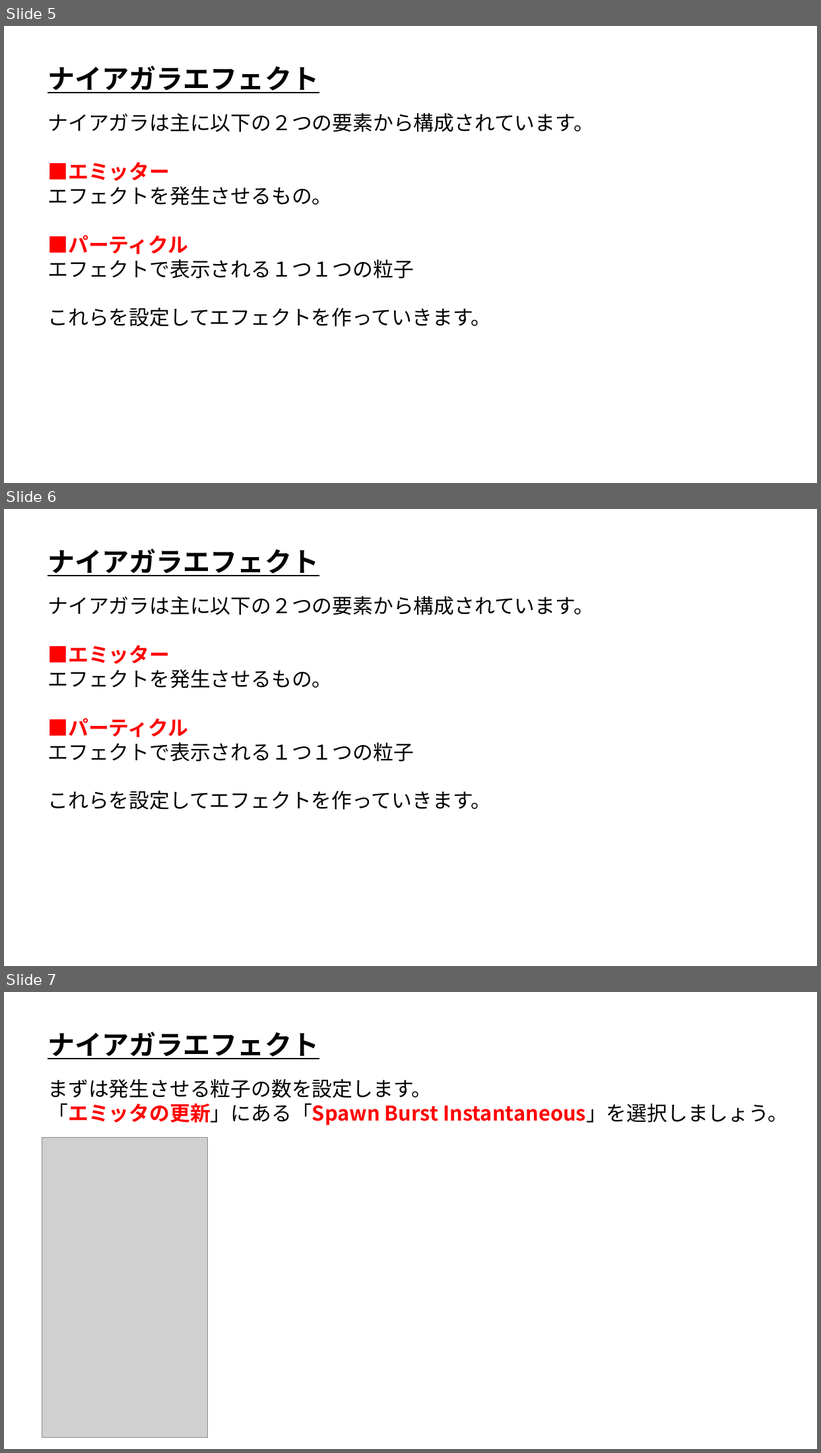
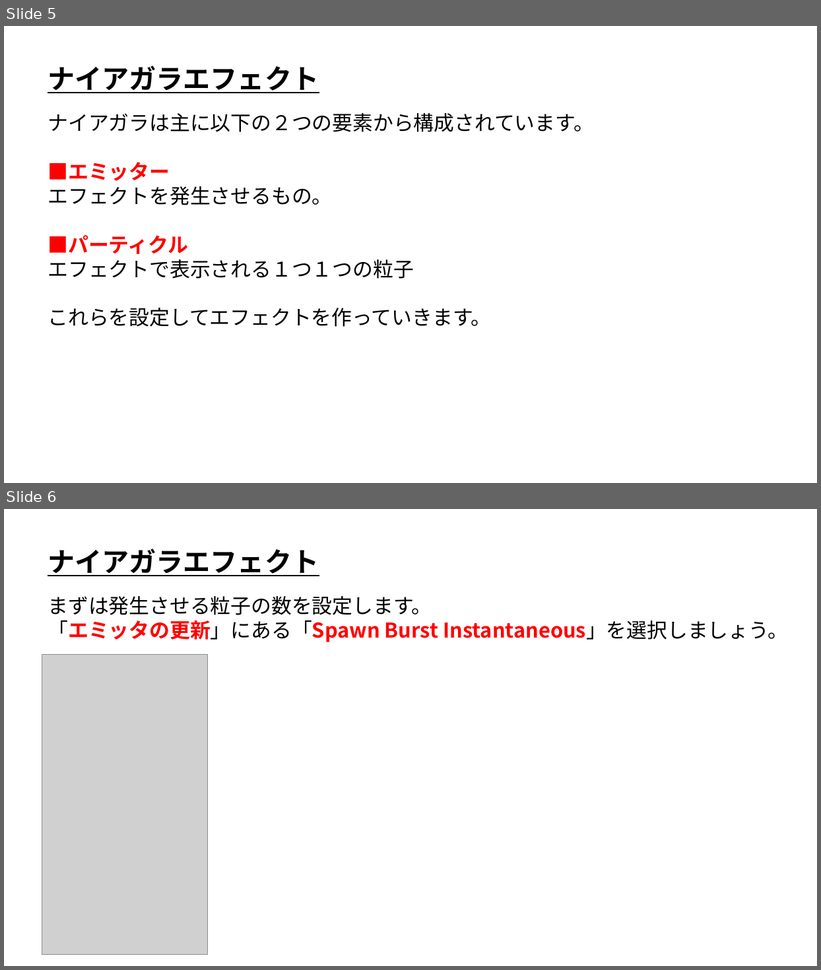
Before and after one commit to ArakiYusuke-Ohara/Textbook, a slide deck: ゲーム科3年/00_前期/ゲームエンジンⅤ/15_ナイアガラエフェクトの基礎.pptx. Shown one above the other, each under a label of ours: slides 5, 6 and 7 before the commit, slides 5 and 6 after it. The pictures are 821x1453 and 821x970 pixels, drawn with LibreOffice and Linux fonts; fonts in the diff are those of the drawing; grey boxes stand for pictures. Boxes give left, top, right and bottom in pixels: in the first picture for what was removed or moved away, otherwise in the second. Text is boxed around its words. In the diff, an @@ line names an element or a change of style, - is before the commit and + after.

```diff
--- a/ゲーム科3年/00_前期/ゲームエンジンⅤ/15_ナイアガラエフェクトの基礎.pptx
+++ b/ゲーム科3年/00_前期/ゲームエンジンⅤ/15_ナイアガラエフェクトの基礎.pptx
@@ slide 6 removed at [4, 509, 817, 966], background #FFFFFF @@
@@ text removed at [48, 549, 319, 576] @@
-ナイアガラエフェクト
@@ text removed at [48, 596, 594, 810] @@
-ナイアガラは主に以下の２つの要素から構成されています。
-■エミッター
-エフェクトを発生させるもの。
-■パーティクル
-エフェクトで表示される１つ１つの粒子
-これらを設定してエフェクトを作っていきます。
@@ what was slide 7 is now slide 6 @@
```
Also in this commit, not shown: 15 other files.
